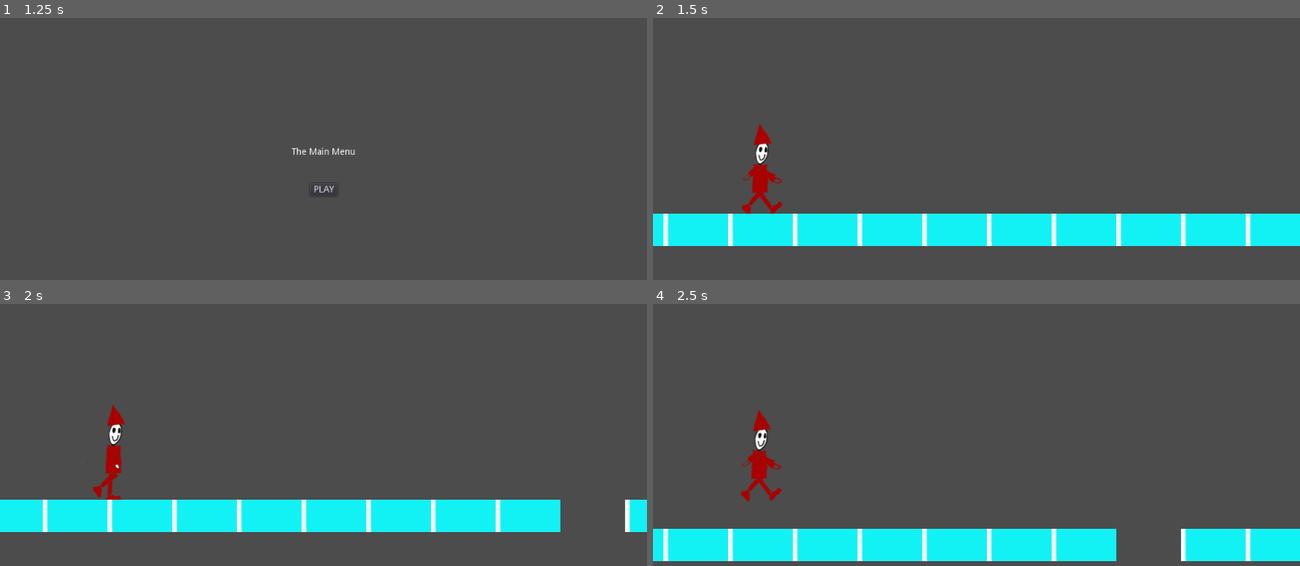
Above: before the commit, frames 1-4 (two rows, left to right).
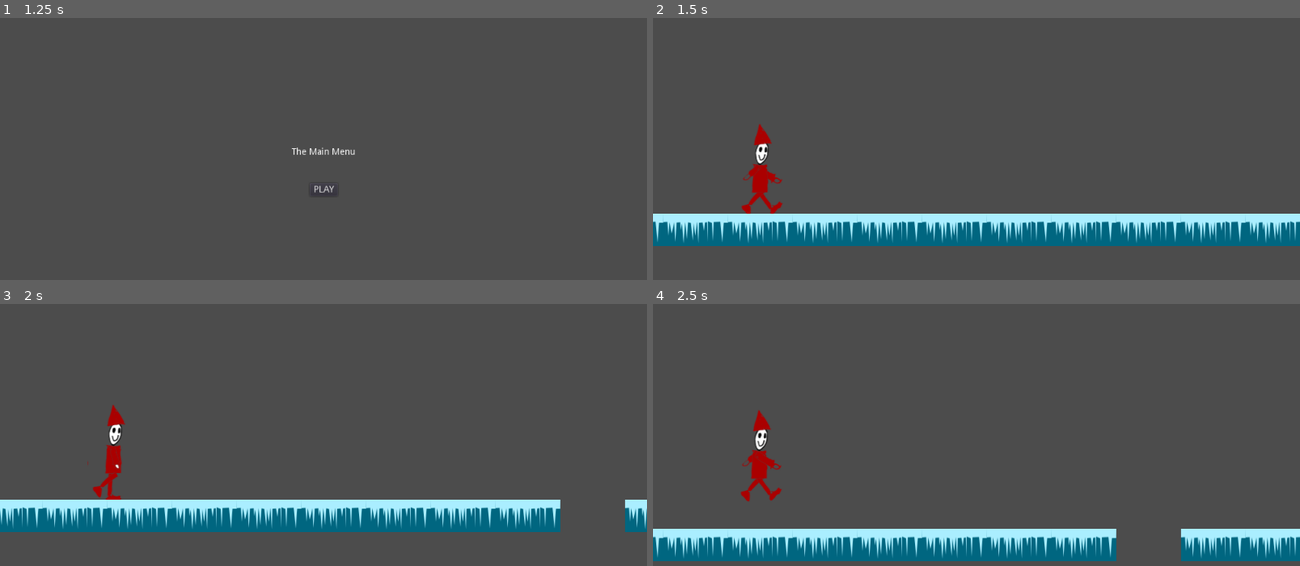
Above: after the commit, the same moments.

Repository: the-g-force/FamJam-December2020
Game: Godot game, scene res://src/SplashScreen.tscn
The game is run twice, just before and just after one commit, with the same random seed, the same clock (stepped at 60 frames per second) and the same inputs.
Inputs (mouse positions are in pixels of both pictures, inside the frame that each line leads up to):
- Up to frame 1 (1.25 s): tap Enter at 0.5 s; move the mouse to (465, 133) at 0.52 s; click (465, 133) at 0.67 s; tap Space (jump) at 0.77 s
- Up to frame 2 (1.5 s): click "PLAY" at 1.25 s
- Up to frame 3 (2 s): no input
- Up to frame 4 (2.5 s): move the mouse to (847, 458) at 2.02 s; click (847, 458) at 2.17 s; tap Space (jump) at 2.27 s

Frame 1 is identical in both runs. In frame 2, 12% of the frame differs, in the area x 0-100%, y 74-88%; in frame 3, 11%; in frame 4, 11%.

Commit message:
Use the new platform tile

Diff:
--- a/project/src/Tile.tscn
+++ b/project/src/Tile.tscn
@@ -1,7 +1,7 @@
 [gd_scene load_steps=4 format=2]
 
 [ext_resource path="res://src/Tile.gd" type="Script" id=1]
-[ext_resource path="res://assets/tile.png" type="Texture" id=2]
+[ext_resource path="res://assets/platform.png" type="Texture" id=2]
 
 [sub_resource type="RectangleShape2D" id=1]
 extents = Vector2( 50, 20 )
Binary file removed: project/assets/tile.png
Not shown, removed: project/assets/tile.png.import
